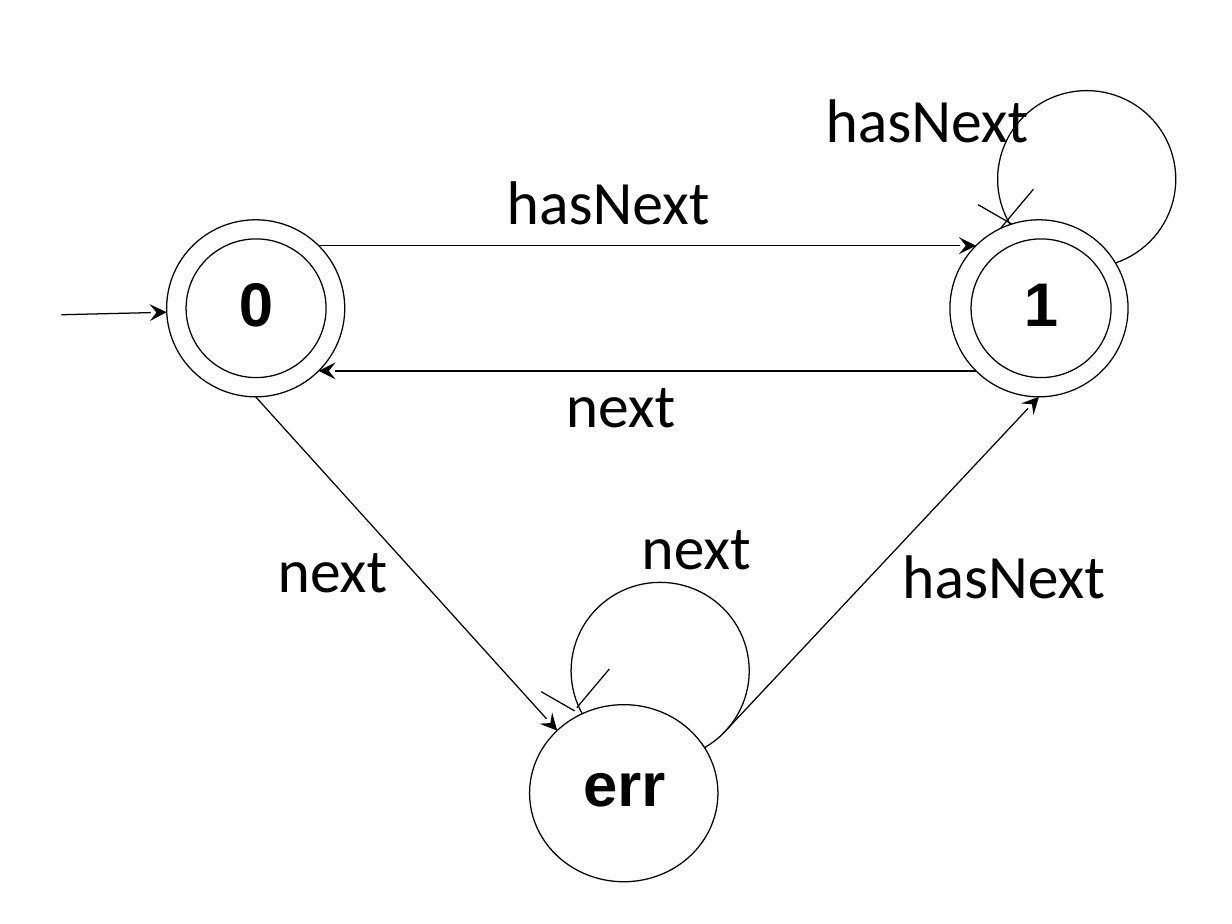
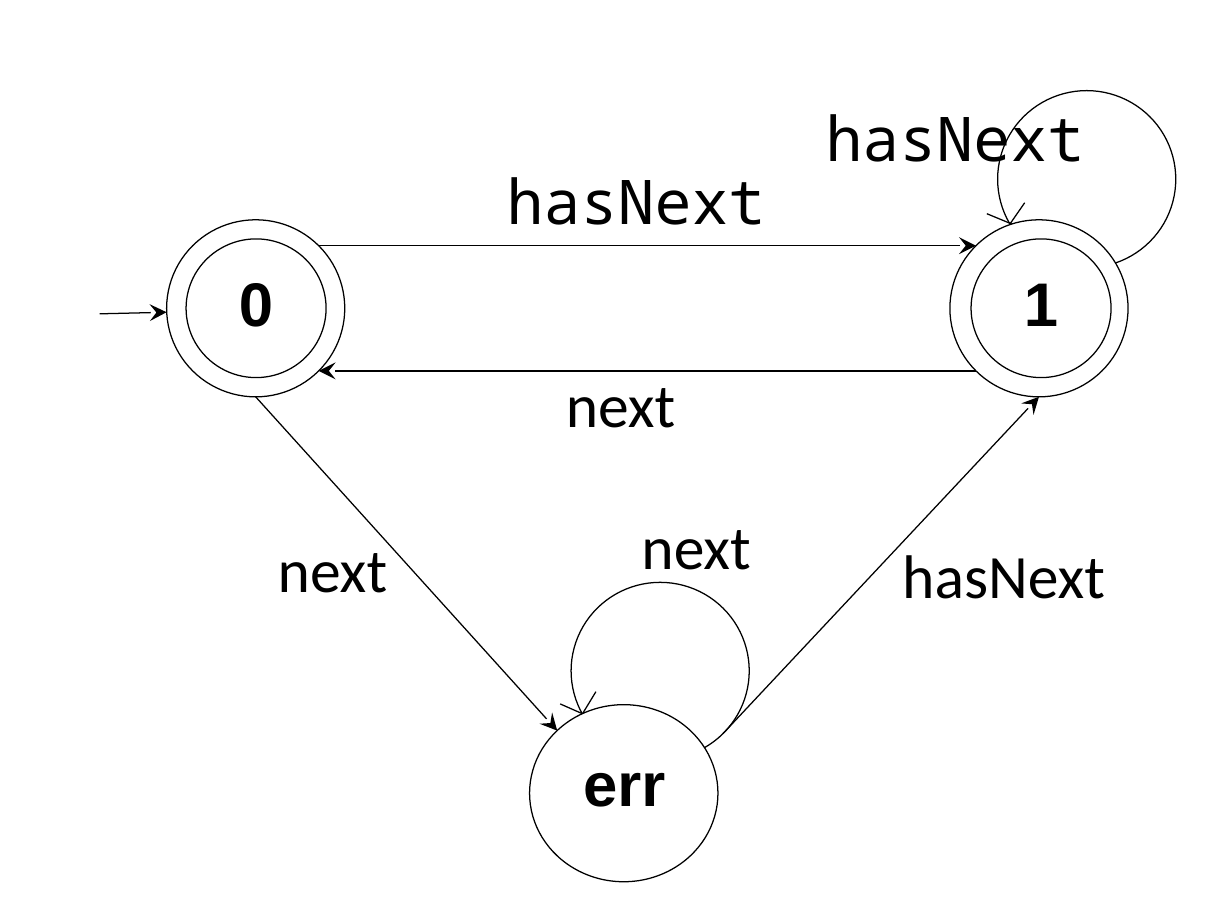
Before and after one commit to aritradhar/ISSTA2016, a slide deck: slide 1 of images/HasNext.pptx. Drawn at 1232x924 pixels with LibreOffice and Linux fonts; fonts in the diff are those of the drawing. Boxes give left, top, right and bottom in pixels: in the first picture for what was removed or moved away, otherwise in the second. Text is boxed around its words. In the diff, an @@ line names an element or a change of style, - is before the commit and + after.

```diff
--- a/images/HasNext.pptx
+++ b/images/HasNext.pptx
@@ text "hasNext" at [826,104,1085,178]: font Calibri to Noto Sans Mono @@
@@ text "hasNext" at [507,177,766,225]: font Calibri to Noto Sans Mono @@
@@ line moved from (1000, 228) - (1034, 190) to (1009, 224) - (1025, 203) @@
@@ line moved from (1011, 224) - (978, 205) to (1011, 224) - (987, 213) @@
@@ arrow moved from (62, 314) - (166, 312) to (100, 314) - (166, 312) @@
@@ line moved from (574, 711) - (541, 691) to (582, 713) - (561, 703) @@
@@ line moved from (577, 707) - (610, 669) to (583, 713) - (596, 691) @@
```
Also in this commit, not shown: 5 other files.
